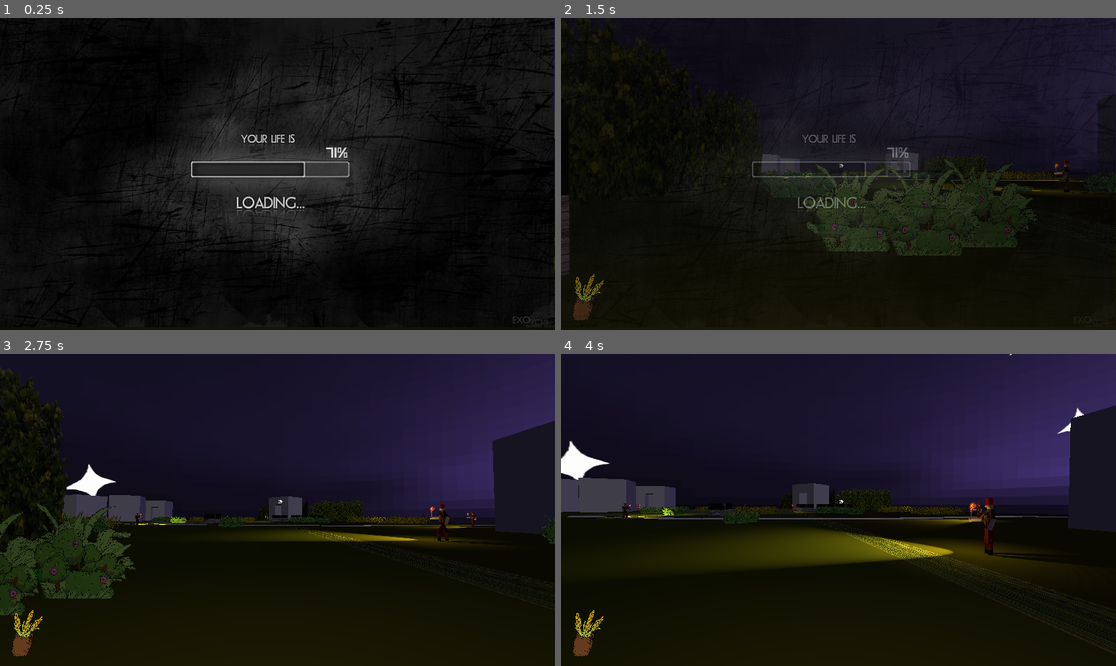
Above: before the commit, frames 1-4 (two rows, left to right).
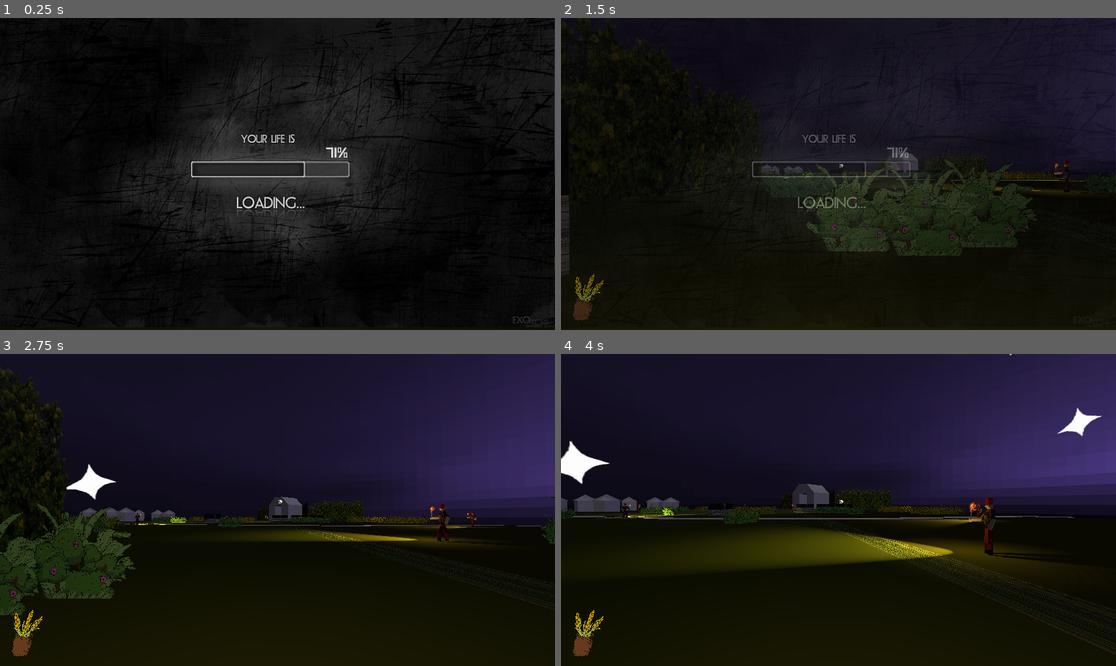
Above: after the commit, the same moments.

Repository: archiebh/RealLudumDareSerfs
Game: Godot game, scene res://Scenes/Level1.tscn
Two runs of this game, one before a commit and one after it. Both use one fixed random seed, a clock stepped at 60 frames per second and the inputs below. This scene is started directly instead of the project's main scene. Sound files missing from this copy of the repository are replaced by a short silence.
Inputs (mouse positions are in pixels of both pictures, inside the frame that each line leads up to):
- Up to frame 1 (0.25 s): no input
- Up to frame 2 (1.5 s): tap Enter at 0.5 s; move the mouse to (866, 174) at 0.52 s; hold W (forward) from 0.53 s (still down); tap Shift (crouch) at 0.6 s; tap Space (jump) at 0.77 s; move the mouse to (810, 174) at 1.27 s; right-click (810, 174) at 1.35 s
- Up to frame 3 (2.75 s): keep holding W (forward); tap Space (jump) at 1.52 s; move the mouse to (288, 503) at 2.02 s; tap Shift (crouch) at 2.1 s
- Up to frame 4 (4 s): keep holding W (forward); move the mouse to (832, 516) at 2.77 s; right-click (832, 516) at 2.85 s; tap Space (jump) at 3.02, 3.77 s; move the mouse to (877, 513) at 3.52 s; tap Shift (crouch) at 3.6 s

The runs differ from the first frame. In frame 1, less than 0.1% of the frame differs, in the area x 99-100%, y 29-58%; in frame 2, 0.5%; in frame 3, 4.0%; in frame 4, 4.0%, in the area x 0-100%, y 16-58%.

Commit message:
Houses in field

Diff:
--- a/Scenes/Home Village.tscn
+++ b/Scenes/Home Village.tscn
@@ -313,7 +313,7 @@
 attenuation_filter_db = 0.0
 
 [node name="ENDZONE" type="Area" parent="."]
-transform = Transform( -4.37114e-08, 0, -1, 0, 1, 0, 1, 0, -4.37114e-08, -54, 3, -0.0637045 )
+transform = Transform( -4.37114e-08, 0, -1, 0, 1, 0, 1, 0, -4.37114e-08, -44, 3, -0.0637045 )
 collision_layer = 16
 collision_mask = 16
 script = ExtResource( 13 )
@@ -393,4 +393,22 @@
 [node name="WorldEnvironment" type="WorldEnvironment" parent="."]
 environment = SubResource( 14 )
 
+[node name="CSGBox3" type="CSGBox" parent="."]
+transform = Transform( 1, 0, 0, 0, 1, 0, 0, 0, 1, 0.203217, 3.8147e-06, 0.260124 )
+visible = false
+use_collision = true
+width = 356.0
+height = 102.0
+depth = 330.0
+material = SubResource( 3 )
+
+[node name="CSGBox4" type="CSGBox" parent="CSGBox3"]
+transform = Transform( 1, 0, 0, 0, 1, 0, 0, 0, 0.8, 0, 0, 0 )
+operation = 2
+use_collision = true
+width = 70.0
+height = 82.0
+depth = 56.8
+material = SubResource( 3 )
+
 [connection signal="area_entered" from="ENDZONE" to="ENDZONE" method="_on_ENDZONE_area_entered"]
--- a/Scenes/Level1.tscn
+++ b/Scenes/Level1.tscn
@@ -291,24 +291,34 @@
 material = SubResource( 4 )
 
 [node name="CSGBox" type="CSGBox" parent="Obstructors"]
-transform = Transform( 1, 0, 0, 0, 1, 0, 0, 0, 1, -92.0041, 5, 30.676 )
+transform = Transform( 0.4, 0, 0, 0, 0.4, 0, 0, 0, 0.4, -92.004, 1.868, 30.676 )
+use_collision = true
+collision_layer = 9
+collision_mask = 9
 width = 10.0
-height = 10.0
+height = 8.73011
 depth = 10.0
 
 [node name="CSGBox3" type="CSGBox" parent="Obstructors/CSGBox"]
-transform = Transform( 1, 0, 0, 0, 1.04, 0, 0, 0, 0.9, 0, -1, 0 )
+transform = Transform( 1.50823, 0, 0, 0, 1.04, 0, 0, 0, 0.960327, 0, -1, 0 )
 operation = 2
 width = 6.0
 height = 10.0
 depth = 10.0
 
 [node name="CSGBox4" type="CSGBox" parent="Obstructors/CSGBox"]
-transform = Transform( 1, 0, 0, 0, 1.248, 0, 0, 0, 0.36, -5, -2, 0 )
+transform = Transform( 1, 0, 0, 0, 1.248, 0, 0, 0, 0.36, -5, -2.21632, 0 )
 operation = 2
 width = 6.0
-height = 6.0
-depth = 10.0
+height = 6.50471
+depth = 11.0033
+
+[node name="CSGCylinder" type="CSGCylinder" parent="Obstructors/CSGBox"]
+transform = Transform( 0.707107, 0, -0.707107, 0, 1, 0, 0.707107, 0, 0.707107, 0, 6.77574, 3.8147e-06 )
+radius = 8.34088
+height = 5.0
+sides = 4
+cone = true
 
 [node name="CSGBox3" type="CSGBox" parent="Obstructors"]
 transform = Transform( 0.877062, 0, -0.480377, 0, 1.244, 0, 0.480377, 0, 0.877062, -50.1384, 1.32978, -11.7262 )
@@ -348,83 +358,40 @@
 
 [node name="CSGBox7" type="CSGBox" parent="Obstructors"]
 transform = Transform( 0.707107, 0, -0.707107, 0, 1, 0, 0.707107, 0, 0.707107, -15.0041, 5, 11.676 )
+use_collision = true
+collision_layer = 9
+collision_mask = 9
 width = 10.0
 height = 10.0
 depth = 10.0
 
 [node name="CSGBox3" type="CSGBox" parent="Obstructors/CSGBox7"]
-transform = Transform( 1, 0, 0, 0, 1.04, 0, 0, 0, 0.9, 0, -1, 0 )
+transform = Transform( 1, 0, 0, 0, 1.04, 0, 0, 0, 0.9, 0, -3.00586, 0 )
 operation = 2
 width = 6.0
-height = 10.0
+height = 8.79256
 depth = 10.0
 
 [node name="CSGBox4" type="CSGBox" parent="Obstructors/CSGBox7"]
 transform = Transform( 1, 0, 0, 0, 1.248, 0, 0, 0, 0.36, -5, -2, 0 )
 operation = 2
 width = 6.0
-height = 6.0
+height = 5.55789
 depth = 10.0
 
-[node name="CSGBox8" type="CSGBox" parent="Obstructors"]
-transform = Transform( 1, 0, 0, 0, 1, 0, 0, 0, 1, 10.9959, 5, -51.324 )
-width = 10.0
-height = 10.0
-depth = 10.0
-
-[node name="CSGBox3" type="CSGBox" parent="Obstructors/CSGBox8"]
-transform = Transform( 1, 0, 0, 0, 1.04, 0, 0, 0, 0.9, 0, -1, 0 )
-operation = 2
-width = 6.0
-height = 10.0
-depth = 10.0
-
-[node name="CSGBox4" type="CSGBox" parent="Obstructors/CSGBox8"]
-transform = Transform( 1, 0, 0, 0, 1.248, 0, 0, 0, 0.36, -5, -2, 0 )
-operation = 2
-width = 6.0
-height = 6.0
-depth = 10.0
-
-[node name="CSGBox9" type="CSGBox" parent="Obstructors"]
-transform = Transform( -0.965926, 0, -0.258819, 0, 1, 0, 0.258819, 0, -0.965926, -16.0041, 5, -51.324 )
-width = 10.0
-height = 10.0
-depth = 10.0
-
-[node name="CSGBox3" type="CSGBox" parent="Obstructors/CSGBox9"]
-transform = Transform( 1, 0, 0, 0, 1.04, 0, 0, 0, 0.9, 0, -1, 0 )
-operation = 2
-width = 6.0
-height = 10.0
-depth = 10.0
-
-[node name="CSGBox4" type="CSGBox" parent="Obstructors/CSGBox9"]
-transform = Transform( 1, 0, 0, 0, 1.248, 0, 0, 0, 0.36, -5, -2, 0 )
-operation = 2
-width = 6.0
-height = 6.0
-depth = 10.0
-
-[node name="CSGBox10" type="CSGBox" parent="Obstructors"]
-transform = Transform( -0.866025, 0, 0.5, 0, 1, 0, -0.5, 0, -0.866025, -16.0041, 5, -67.324 )
-width = 10.0
-height = 10.0
-depth = 10.0
-
-[node name="CSGBox3" type="CSGBox" parent="Obstructors/CSGBox10"]
-transform = Transform( 1, 0, 0, 0, 1.04, 0, 0, 0, 0.9, 0, -1, 0 )
-operation = 2
-width = 6.0
-height = 10.0
-depth = 10.0
-
-[node name="CSGBox4" type="CSGBox" parent="Obstructors/CSGBox10"]
-transform = Transform( 1, 0, 0, 0, 1.248, 0, 0, 0, 0.36, -5, -2, 0 )
-operation = 2
-width = 6.0
-height = 6.0
-depth = 10.0
+[node name="CSGBox" type="CSGBox" parent="Obstructors/CSGBox7"]
+transform = Transform( 1, 0, 0, 0, 1.41421, -2.12132, 0, 1.41421, 2.12132, 0, 6.46758, 5 )
+operation = 2
+width = 11.3291
+height = 3.3
+depth = 2.5433
+
+[node name="CSGBox2" type="CSGBox" parent="Obstructors/CSGBox7"]
+transform = Transform( 1, 0, 0, 0, 1.41421, 2.12132, 0, -1.41421, 2.12132, 0, 6.468, -5 )
+operation = 2
+width = 11.3291
+height = 3.3
+depth = 2.75392
 
 [node name="CSGBox12" type="CSGBox" parent="Obstructors"]
 transform = Transform( 0.7, 0, -3.0598e-08, 4.37114e-08, 2.37689e-15, 1, 0, -1.244, 1.91069e-15, -56.6671, -0.225046, -23.7262 )
@@ -444,6 +411,216 @@
 depth = 0.807702
 material = SubResource( 4 )
 
+[node name="CSGBox11" type="CSGBox" parent="Obstructors"]
+transform = Transform( 0.4, 0, 0, 0, 0.4, 0, 0, 0, 0.4, 8.37557, 1.868, -50.7189 )
+use_collision = true
+collision_layer = 9
+collision_mask = 9
+width = 10.0
+height = 8.73011
+depth = 10.0
+
+[node name="CSGCylinder" type="CSGCylinder" parent="Obstructors/CSGBox11"]
+transform = Transform( 0.707107, 0, -0.707107, 0, 1, 0, 0.707107, 0, 0.707107, 0, 6.77574, 3.8147e-06 )
+radius = 8.34088
+height = 5.0
+sides = 4
+cone = true
+
+[node name="CSGBox5" type="CSGBox" parent="Obstructors/CSGBox11"]
+transform = Transform( 1.50823, 0, 0, 0, 1.04, 0, 0, 0, 0.960327, 0, -1, 0 )
+operation = 2
+width = 6.0
+height = 10.0
+depth = 10.0
+
+[node name="CSGBox6" type="CSGBox" parent="Obstructors/CSGBox11"]
+transform = Transform( 1, 0, 0, 0, 1.248, 0, 0, 0, 0.36, -5, -2.21632, 0 )
+operation = 2
+width = 6.0
+height = 6.50471
+depth = 11.0033
+
+[node name="CSGBox14" type="CSGBox" parent="Obstructors"]
+transform = Transform( -0.282843, 0, -0.282843, 0, 0.4, 0, 0.282843, 0, -0.282843, -14.033, 1.868, -58.8965 )
+use_collision = true
+collision_layer = 9
+collision_mask = 9
+width = 10.0
+height = 8.73011
+depth = 10.0
+
+[node name="CSGCylinder" type="CSGCylinder" parent="Obstructors/CSGBox14"]
+transform = Transform( 0.707107, 0, -0.707107, 0, 1, 0, 0.707107, 0, 0.707107, 0, 6.77574, 3.8147e-06 )
+radius = 8.34088
+height = 5.0
+sides = 4
+cone = true
+
+[node name="CSGBox3" type="CSGBox" parent="Obstructors/CSGBox14"]
+transform = Transform( 1.50823, 0, 0, 0, 1.04, 0, 0, 0, 0.960327, 0, -1, 0 )
+operation = 2
+width = 6.0
+height = 10.0
+depth = 10.0
+
+[node name="CSGBox4" type="CSGBox" parent="Obstructors/CSGBox14"]
+transform = Transform( 1, 0, 0, 0, 1.248, 0, 0, 0, 0.36, -5, -2.21632, 0 )
+operation = 2
+width = 6.0
+height = 6.50471
+depth = 11.0033
+
+[node name="CSGBox15" type="CSGBox" parent="Obstructors"]
+transform = Transform( -0.217979, 0, 0.335388, 0, 0.4, 0, -0.335388, 0, -0.217979, 8.89537, 1.868, -65.8801 )
+use_collision = true
+collision_layer = 9
+collision_mask = 9
+width = 10.0
+height = 8.73011
+depth = 10.0
+
+[node name="CSGCylinder" type="CSGCylinder" parent="Obstructors/CSGBox15"]
+transform = Transform( 0.707107, 0, -0.707107, 0, 1, 0, 0.707107, 0, 0.707107, 0, 6.77574, 3.8147e-06 )
+radius = 8.34088
+height = 5.0
+sides = 4
+cone = true
+
+[node name="CSGBox3" type="CSGBox" parent="Obstructors/CSGBox15"]
+transform = Transform( 1.50823, 0, 0, 0, 1.04, 0, 0, 0, 0.960327, 0, -1, 0 )
+operation = 2
+width = 6.0
+height = 10.0
+depth = 10.0
+
+[node name="CSGBox4" type="CSGBox" parent="Obstructors/CSGBox15"]
+transform = Transform( 1, 0, 0, 0, 1.248, 0, 0, 0, 0.36, -5, -2.21632, 0 )
+operation = 2
+width = 6.0
+height = 6.50471
+depth = 11.0033
+
+[node name="CSGBox16" type="CSGBox" parent="Obstructors"]
+transform = Transform( 0.39129, 0, -0.0830213, 0, 0.4, 0, 0.0830213, 0, 0.39129, 8.66982, 1.868, -45.2255 )
+use_collision = true
+collision_layer = 9
+collision_mask = 9
+width = 10.0
+height = 8.73011
+depth = 10.0
+
+[node name="CSGCylinder" type="CSGCylinder" parent="Obstructors/CSGBox16"]
+transform = Transform( 0.707107, 0, -0.707107, 0, 1, 0, 0.707107, 0, 0.707107, 0, 6.77574, 3.8147e-06 )
+radius = 8.34088
+height = 5.0
+sides = 4
+cone = true
+
+[node name="CSGBox3" type="CSGBox" parent="Obstructors/CSGBox16"]
+transform = Transform( 1.50823, 0, 0, 0, 1.04, 0, 0, 0, 0.960327, 0, -1, 0 )
+operation = 2
+width = 6.0
+height = 10.0
+depth = 10.0
+
+[node name="CSGBox4" type="CSGBox" parent="Obstructors/CSGBox16"]
+transform = Transform( 1, 0, 0, 0, 1.248, 0, 0, 0, 0.36, -5, -2.21632, 0 )
+operation = 2
+width = 6.0
+height = 6.50471
+depth = 11.0033
+
+[node name="CSGBox17" type="CSGBox" parent="Obstructors"]
+transform = Transform( -0.371993, 0, 0.147042, 0, 0.4, 0, -0.147042, 0, -0.371993, -17.8174, 1.868, -51.1517 )
+use_collision = true
+collision_layer = 9
+collision_mask = 9
+width = 10.0
+height = 8.73011
+depth = 10.0
+
+[node name="CSGCylinder" type="CSGCylinder" parent="Obstructors/CSGBox17"]
+transform = Transform( 0.707107, 0, -0.707107, 0, 1, 0, 0.707107, 0, 0.707107, 0, 6.77574, 3.8147e-06 )
+radius = 8.34088
+height = 5.0
+sides = 4
+cone = true
+
+[node name="CSGBox3" type="CSGBox" parent="Obstructors/CSGBox17"]
+transform = Transform( 1.50823, 0, 0, 0, 1.04, 0, 0, 0, 0.960327, 0, -1, 0 )
+operation = 2
+width = 6.0
+height = 10.0
+depth = 10.0
+
+[node name="CSGBox4" type="CSGBox" parent="Obstructors/CSGBox17"]
+transform = Transform( 1, 0, 0, 0, 1.248, 0, 0, 0, 0.36, -5, -2.21632, 0 )
+operation = 2
+width = 6.0
+height = 6.50471
+depth = 11.0033
+
+[node name="CSGBox18" type="CSGBox" parent="Obstructors"]
+transform = Transform( -0.217979, 0, 0.335388, 0, 0.4, 0, -0.335388, 0, -0.217979, 5.11093, 1.868, -58.1353 )
+use_collision = true
+collision_layer = 9
+collision_mask = 9
+width = 10.0
+height = 8.73011
+depth = 10.0
+
+[node name="CSGCylinder" type="CSGCylinder" parent="Obstructors/CSGBox18"]
+transform = Transform( 0.707107, 0, -0.707107, 0, 1, 0, 0.707107, 0, 0.707107, 0, 6.77574, 3.8147e-06 )
+radius = 8.34088
+height = 5.0
+sides = 4
+cone = true
+
+[node name="CSGBox3" type="CSGBox" parent="Obstructors/CSGBox18"]
+transform = Transform( 1.50823, 0, 0, 0, 1.04, 0, 0, 0, 0.960327, 0, -1, 0 )
+operation = 2
+width = 6.0
+height = 10.0
+depth = 10.0
+
+[node name="CSGBox4" type="CSGBox" parent="Obstructors/CSGBox18"]
+transform = Transform( 1, 0, 0, 0, 1.248, 0, 0, 0, 0.36, -5, -2.21632, 0 )
+operation = 2
+width = 6.0
+height = 6.50471
+depth = 11.0033
+
+[node name="CSGBox19" type="CSGBox" parent="Obstructors"]
+transform = Transform( -0.395252, 0, 0.0614496, 0, 0.4, 0, -0.0614496, 0, -0.395252, -11.4233, 1.868, -68.9073 )
+use_collision = true
+collision_layer = 9
+collision_mask = 9
+width = 10.0
+height = 8.73011
+depth = 10.0
+
+[node name="CSGCylinder" type="CSGCylinder" parent="Obstructors/CSGBox19"]
+transform = Transform( 0.707107, 0, -0.707107, 0, 1, 0, 0.707107, 0, 0.707107, 0, 6.77574, 3.8147e-06 )
+radius = 8.34088
+height = 5.0
+sides = 4
+cone = true
+
+[node name="CSGBox3" type="CSGBox" parent="Obstructors/CSGBox19"]
+transform = Transform( 1.50823, 0, 1.49012e-08, 0, 1.04, 0, 0, 0, 0.960327, 0, -1, 0 )
+operation = 2
+width = 6.0
+height = 10.0
+depth = 10.0
+
+[node name="CSGBox4" type="CSGBox" parent="Obstructors/CSGBox19"]
+transform = Transform( 1, 0, 0, 0, 1.248, 0, 0, 0, 0.36, -5, -2.21632, 0 )
+operation = 2
+width = 6.0
+height = 6.50471
+depth = 11.0033
+
 [node name="Wheatfield2" type="Spatial" parent="."]
 transform = Transform( 1, 0, 0, 0, 1, 0, 0, 0, 1, -72.4506, 0, -40.5409 )
 
@@ -1165,6 +1342,15 @@
 
 [node name="Bush135" parent="Bushes" instance=ExtResource( 2 )]
 transform = Transform( 1, 0, 0, 0, 1, 0, 0, 0, 1, -31.1066, -0.0938583, -27.4584 )
+
+[node name="Bush136" parent="Bushes" instance=ExtResource( 2 )]
+transform = Transform( 0.866025, 0, -0.5, 0, 1, 0, 0.5, 0, 0.866025, -59.6885, 3.8147e-06, -29.7494 )
+
+[node name="Bush137" parent="Bushes" instance=ExtResource( 2 )]
+transform = Transform( 0.866025, 0, -0.5, 0, 1, 0, 0.5, 0, 0.866025, -59.4572, -0.0938583, -30.78 )
+
+[node name="Bush138" parent="Bushes" instance=ExtResource( 2 )]
+transform = Transform( 0.866025, 0, -0.5, 0, 1, 0, 0.5, 0, 0.866025, -58.8585, -0.0938583, -31.8171 )
 
 [node name="CSGBox2" type="CSGBox" parent="."]
 transform = Transform( 1, 0, 0, 0, 1, 0, 0, 0, 1, -0.026001, -2.34004, -60 )
--- a/Scenes/Village1.tscn
+++ b/Scenes/Village1.tscn
@@ -315,4 +315,21 @@
 volume_db = -11.361
 autoplay = true
 
+[node name="CSGBox3" type="CSGBox" parent="."]
+transform = Transform( 1, 0, 0, 0, 1, 0, 0, 0, 1, 0.203217, 3.8147e-06, 0.260124 )
+visible = false
+use_collision = true
+width = 64.0
+height = 38.0
+depth = 66.0
+material = SubResource( 3 )
+
+[node name="CSGBox2" type="CSGBox" parent="CSGBox3"]
+operation = 2
+use_collision = true
+width = 50.0
+height = 28.0
+depth = 50.0
+material = SubResource( 3 )
+
 [connection signal="area_entered" from="ENDZONE" to="ENDZONE" method="_on_ENDZONE_area_entered"]
--- a/Scenes/Village2.tscn
+++ b/Scenes/Village2.tscn
@@ -49,6 +49,11 @@
 background_sky_orientation = Basis( 1, 0, 0, 0, 0.955, 0, 0, 0, 1 )
 ambient_light_color = Color( 1, 1, 1, 1 )
 
+[sub_resource type="SpatialMaterial" id=10]
+albedo_texture = ExtResource( 3 )
+uv1_scale = Vector3( 0.5, 0.5, 0.5 )
+uv1_triplanar = true
+
 [node name="Village2" type="Spatial"]
 
 [node name="CSGBox" type="CSGBox" parent="."]
@@ -315,4 +320,21 @@
 volume_db = -11.361
 autoplay = true
 
+[node name="CSGBox3" type="CSGBox" parent="."]
+transform = Transform( 1, 0, 0, 0, 1, 0, 0, 0, 1, 0.203217, 3.8147e-06, 0.260124 )
+visible = false
+use_collision = true
+width = 64.0
+height = 38.0
+depth = 66.0
+material = SubResource( 10 )
+
+[node name="CSGBox2" type="CSGBox" parent="CSGBox3"]
+operation = 2
+use_collision = true
+width = 50.0
+height = 28.0
+depth = 50.0
+material = SubResource( 10 )
+
 [connection signal="area_entered" from="ENDZONE" to="ENDZONE" method="_on_ENDZONE_area_entered"]
--- a/Scenes/Village3.tscn
+++ b/Scenes/Village3.tscn
@@ -49,6 +49,11 @@
 background_sky_orientation = Basis( 1, 0, 0, 0, 0.955, 0, 0, 0, 1 )
 ambient_light_color = Color( 1, 1, 1, 1 )
 
+[sub_resource type="SpatialMaterial" id=10]
+albedo_texture = ExtResource( 3 )
+uv1_scale = Vector3( 0.5, 0.5, 0.5 )
+uv1_triplanar = true
+
 [node name="Village3" type="Spatial"]
 
 [node name="CSGBox" type="CSGBox" parent="."]
@@ -315,4 +320,21 @@
 volume_db = -11.361
 autoplay = true
 
+[node name="CSGBox3" type="CSGBox" parent="."]
+transform = Transform( 1, 0, 0, 0, 1, 0, 0, 0, 1, 0.203217, 3.8147e-06, 0.260124 )
+visible = false
+use_collision = true
+width = 64.0
+height = 38.0
+depth = 66.0
+material = SubResource( 10 )
+
+[node name="CSGBox2" type="CSGBox" parent="CSGBox3"]
+operation = 2
+use_collision = true
+width = 50.0
+height = 28.0
+depth = 50.0
+material = SubResource( 10 )
+
 [connection signal="area_entered" from="ENDZONE" to="ENDZONE" method="_on_ENDZONE_area_entered"]
Not shown: 1 places in Scenes/Village2.tscn that only renumber resources
Not shown: 1 places in Scenes/Village3.tscn that only renumber resources
Not shown, changed: Models/guy.blend
Not shown, changed: Models/guy.blend1
